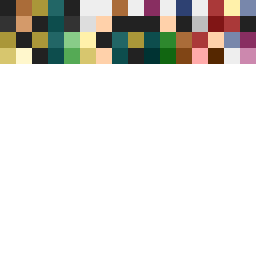
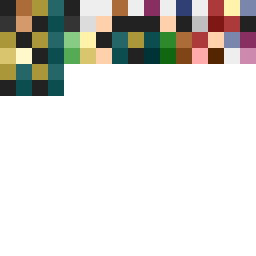
Layer changes from the first w=256, h=256 image to the second:
added layer "Shell" above "Bullet" over [32, 64, 64, 96]
added layer "Bullet" above "Bomb" over [0, 64, 32, 96]
